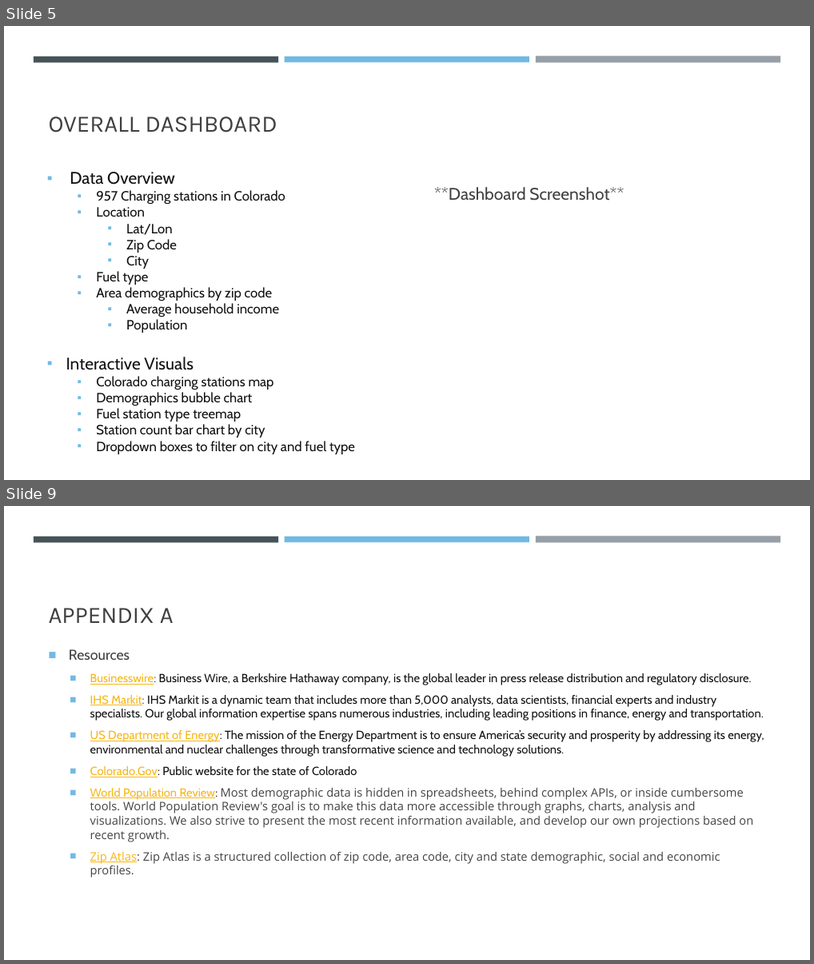
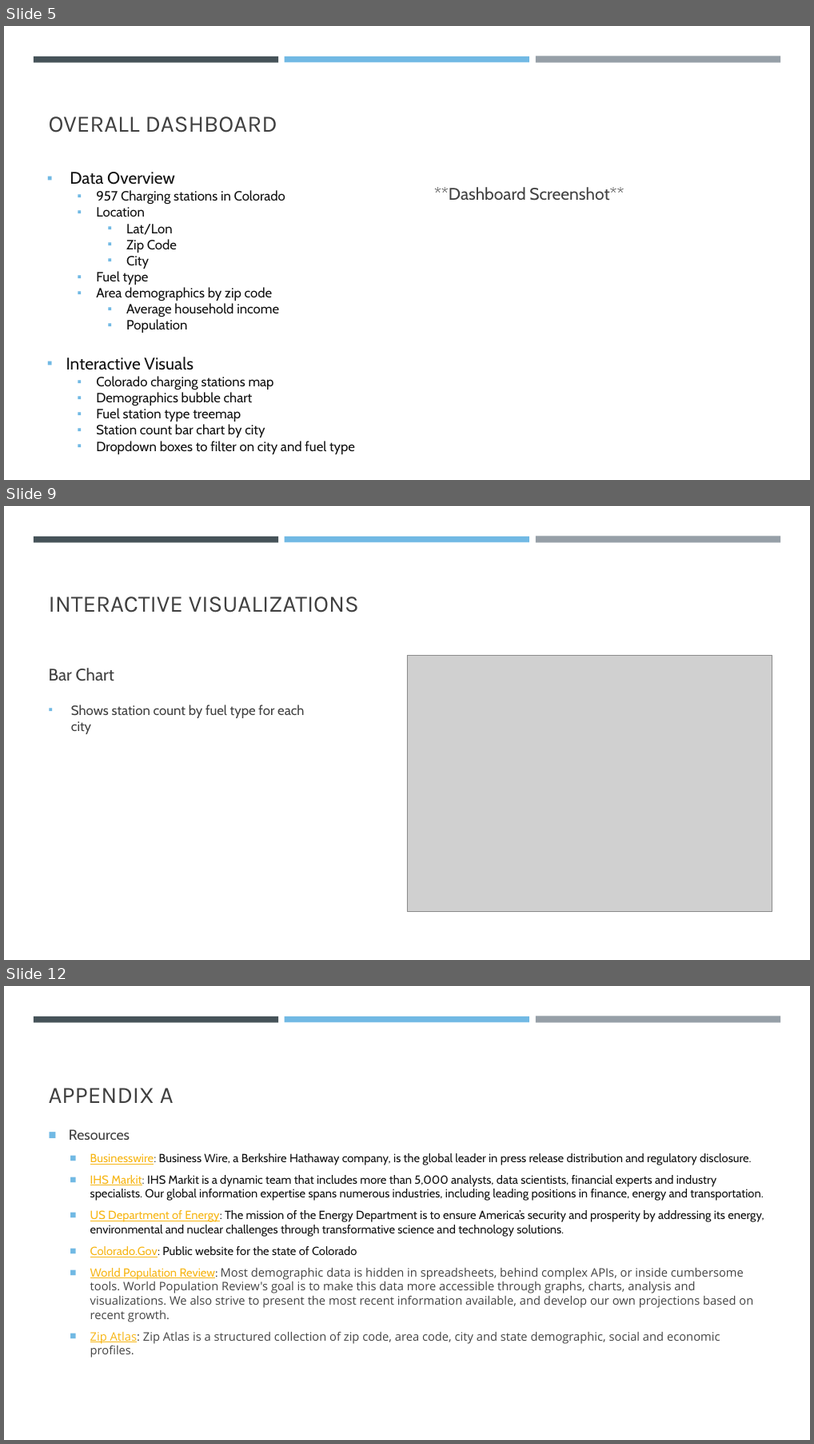
Before and after one commit to gabeo13/Colorado-Alternative-Fuel, a slide deck: Alternative Fuel Station Project.pptx. Shown one above the other, each under a label of ours: slides 5 and 9 before the commit, slides 5, 9 and 12 after it; the slides between them are not shown. The pictures are 814x964 and 814x1444 pixels, drawn with LibreOffice and Linux fonts; fonts in the diff are those of the drawing; grey boxes stand for pictures. Boxes give left, top, right and bottom in pixels: in the first picture for what was removed or moved away, otherwise in the second. Text is boxed around its words. In the diff, an @@ line names an element or a change of style, - is before the commit and + after.

```diff
--- a/Alternative Fuel Station Project.pptx
+++ b/Alternative Fuel Station Project.pptx
@@ slide 9 added at [4,506,810,960], background #FFFFFF; not listed: 3 template elements that a slide beside it also shows @@
@@ title added at [49,596,359,612], 28 pt, text #404040 @@
+INTERACTIVE VISUALIZATIONS
@@ text added at [49,668,114,681], 20 pt, text #404040 @@
+Bar Chart
@@ picture added at [407,655,772,912] @@
@@ text added at [71,704,304,734], 16 pt, text #404040 @@
+▪ Shows station count by fuel type for each city
@@ what was slide 9 is now slide 12 @@
```
Also in this commit, not shown: 3 slides changed, 3 other slides added, 1 slide removed, 1 other file.
